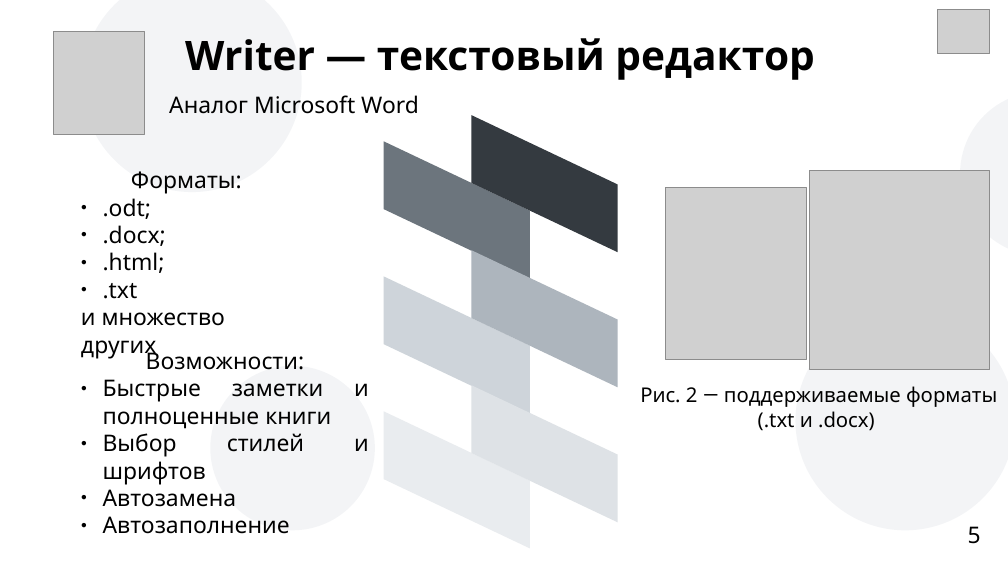
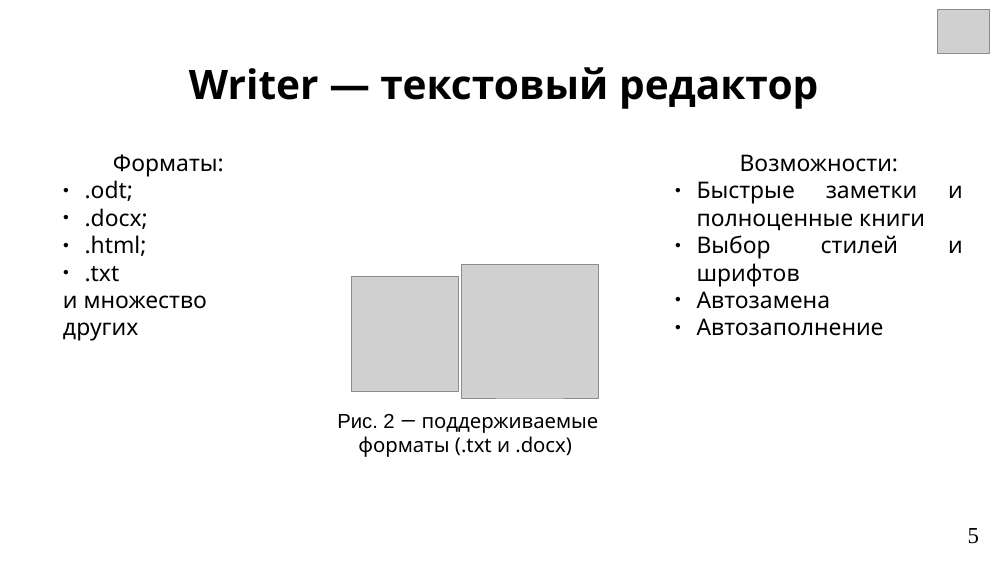
Before and after one commit to OksiGoroshek/digital-fundamentals, a slide deck: slide 5 of Documents/LibreOffice_review.odp. Drawn at 1008x567 pixels with LibreOffice and Linux fonts; fonts in the diff are those of the drawing; grey boxes stand for pictures. Boxes give left, top, right and bottom in pixels: in the first picture for what was removed or moved away, otherwise in the second. Text is boxed around its words. In the diff, an @@ line names an element or a change of style, - is before the commit and + after.

```diff
--- a/Documents/LibreOffice_review.odp
+++ b/Documents/LibreOffice_review.odp
@@ ellipse removed at bbox=[82, 0, 302, 192] @@
@@ text "Writer — текстовый редактор": place and size @@
-text "Writer — текстовый редактор" at bbox=[185, 38, 814, 80]
+text "Writer — текстовый редактор" at bbox=[189, 67, 818, 109]
@@ text "Writer — текстовый редактор" at bbox=[189, 67, 818, 109]: vertical alignment middle to top @@
@@ text removed at bbox=[169, 95, 419, 114] @@
-Аналог Microsoft Word
@@ ellipse removed at bbox=[960, 91, 1008, 256] @@
@@ text "Форматы:": place and size @@
-text "Форматы:" at bbox=[81, 171, 242, 359]
+text "Форматы:" at bbox=[63, 154, 224, 341]
@@ text "Возможности:" rewrapped from bbox=[103, 348, 331, 534] to bbox=[697, 154, 925, 336] @@
@@ picture removed at bbox=[810, 170, 991, 370] @@
@@ picture: place and size @@
-picture at bbox=[666, 188, 806, 360]
+picture at bbox=[461, 264, 598, 398]
@@ picture: place and size @@
-picture at bbox=[53, 31, 145, 134]
+picture at bbox=[351, 276, 458, 391]
@@ ellipse removed at bbox=[796, 311, 1008, 531] @@
@@ ellipse removed at bbox=[210, 366, 375, 531] @@
@@ group removed at bbox=[384, 115, 617, 549]: 6 parallelograms @@
@@ text "Рис. 2 ― поддерживаемые форматы ...": place and size @@
-text "Рис. 2 ― поддерживаемые форматы ..." at bbox=[640, 386, 997, 431]
+text "Рис. 2 ― поддерживаемые форматы ..." at bbox=[337, 414, 599, 457]
@@ text "Рис. 2 ― поддерживаемые форматы ..." at bbox=[337, 414, 599, 457]: font Noto Sans to Arial in "Рис. 2" @@
@@ page number at bbox=[968, 528, 979, 544]: font Noto Sans to Times New Roman @@
```
Also in this commit, not shown: 11 other slides changed, 1 other file.
